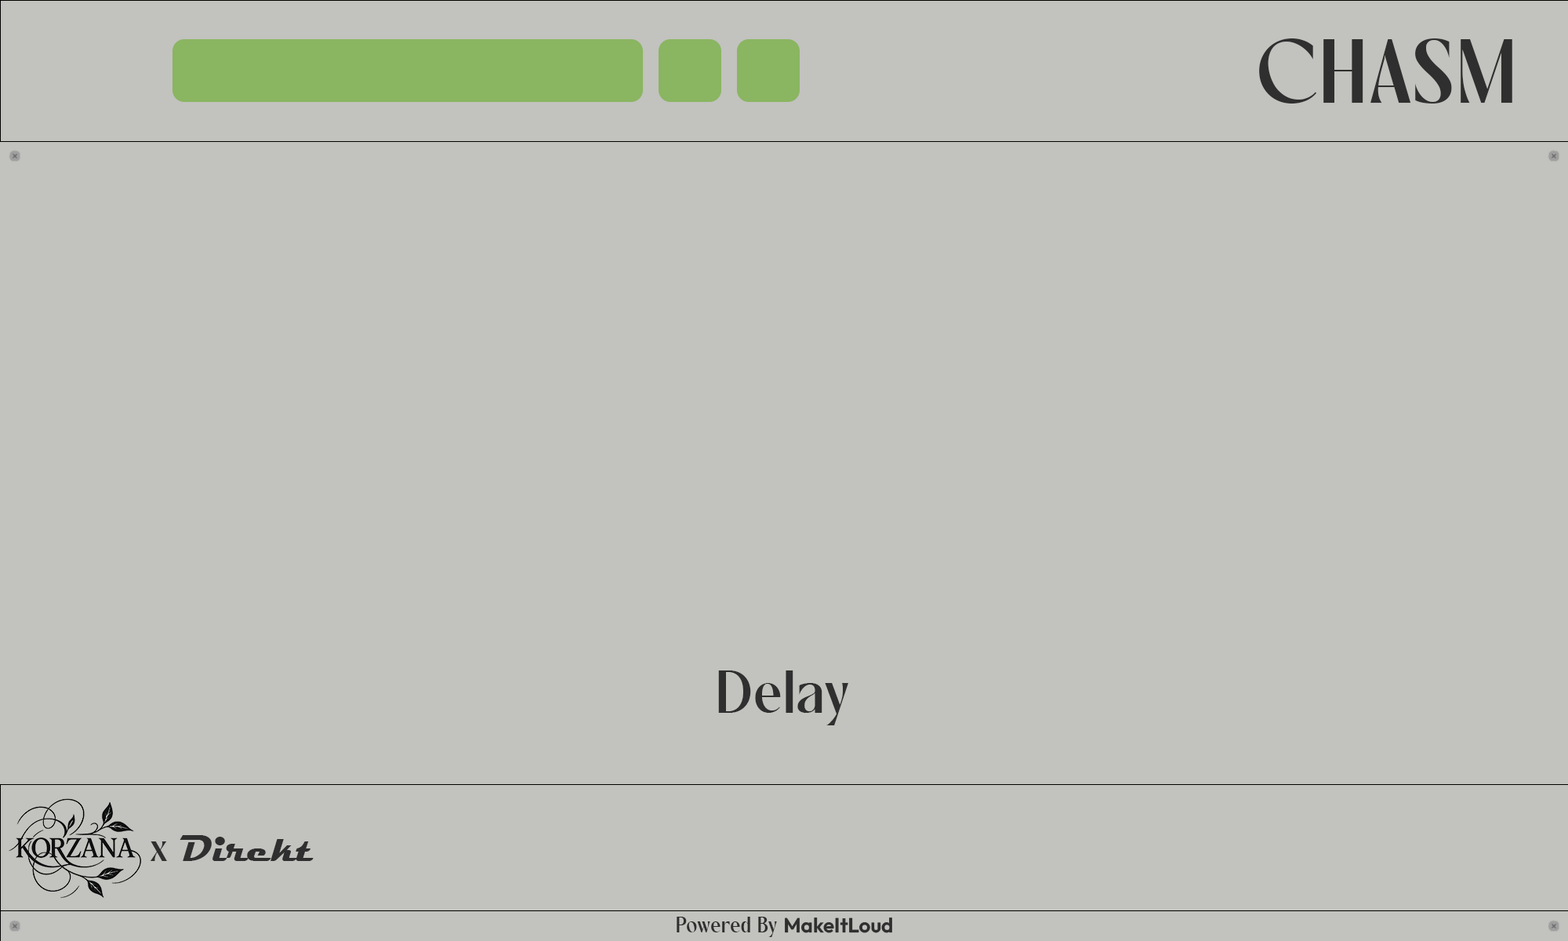
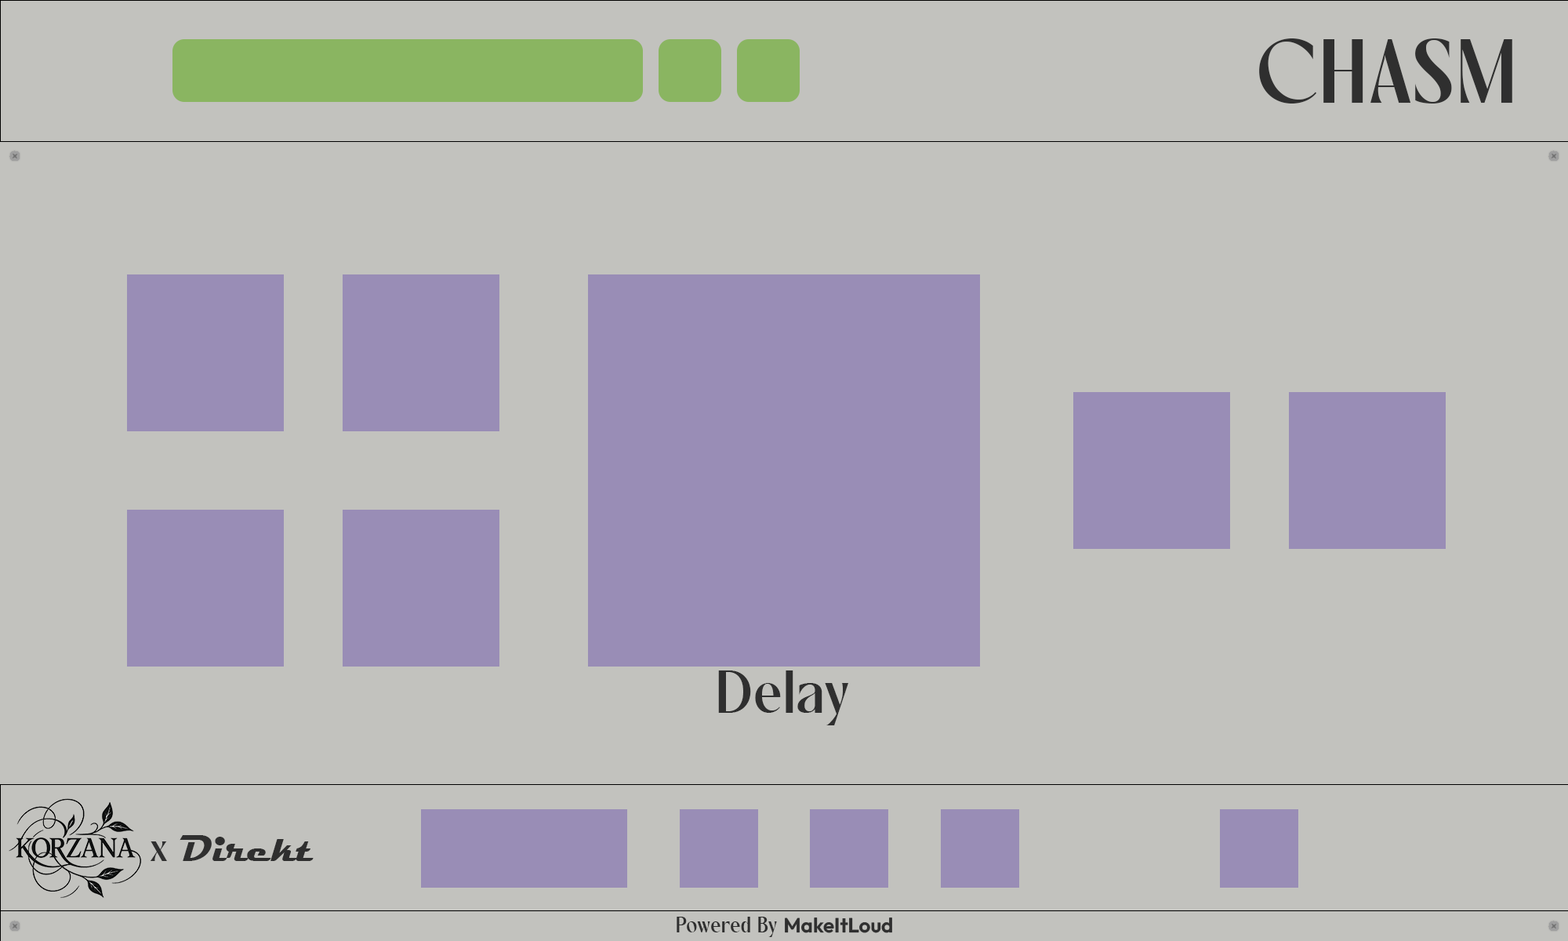
Layer changes from the first w=1568, h=941 image to the second:
added group "UI_AREAS" with 13 layers above "Screws" over [127,274,1446,888]
added group "Left" with 11 layers in group "UI_AREAS" over [127,274,1446,888]
added layer "Rectangle 4" (1st of 11, in "UI_AREAS" › "Left") in group "Left" over [1288,392,1446,549]
added layer "Rectangle 4" (2nd of 11, in "UI_AREAS" › "Left") in group "Left" over [940,809,1020,888]
added layer "Rectangle 4" (3rd of 11, in "UI_AREAS" › "Left") in group "Left" over [809,809,889,888]
added layer "Rectangle 4" (4th of 11, in "UI_AREAS" › "Left") in group "Left" over [421,809,628,888]
added layer "Rectangle 4" (5th of 11, in "UI_AREAS" › "Left") in group "Left" over [679,809,759,888]
added layer "Rectangle 4" (6th of 11, in "UI_AREAS" › "Left") in group "Left" over [1219,809,1299,888]
added layer "Rectangle 4" (7th of 11, in "UI_AREAS" › "Left") in group "Left" over [1073,392,1231,549]
added layer "Rectangle 4" (8th of 11, in "UI_AREAS" › "Left") in group "Left" over [342,274,500,432]
added layer "Rectangle 4" (9th of 11, in "UI_AREAS" › "Left") in group "Left" over [342,509,500,667]
added layer "Rectangle 4" (10th of 11, in "UI_AREAS" › "Left") in group "Left" over [127,509,284,667]
added layer "Rectangle 4" (11th of 11, in "UI_AREAS" › "Left") in group "Left" over [127,274,284,432]
added layer "Knob1" in group "UI_AREAS" over [588,274,980,667]